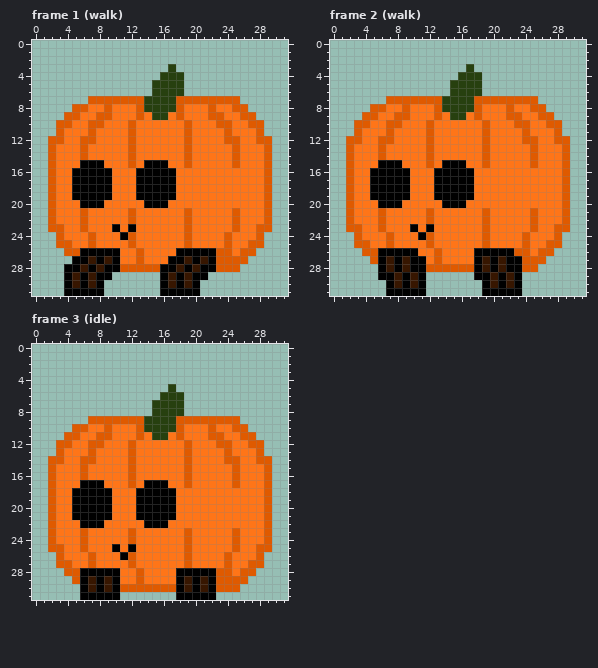
Pixel-art file, stored at src/assets/running_pumpkin_32.aseprite. That is the earlier state.
32x32 pixels, 3 frames. Shown: frame 1 (walk), frame 2 (walk), frame 3 (idle).
And afterwards:
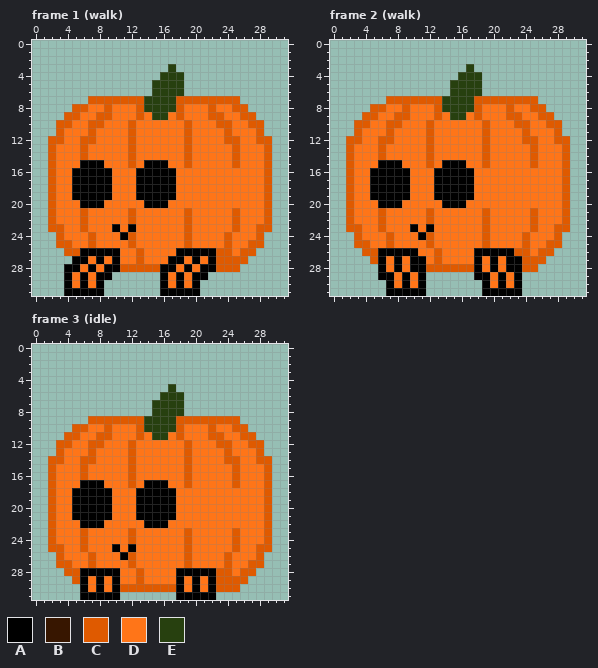
Palette (. is transparent): A #000000  B #371600  C #df5a00  D #ff7518  E #27400f
The edit:
Changed rows in their new state; - is an unchanged pixel.
Frame 1 (walk), layer "legs":
first column x 5:
27 --D-D---------D-D
28 -D-D---------D-D-
29 D-D---------D-D--
30 D-D---------D-D--
Frame 2 (walk), layer "legs":
first column x 7:
27 D-D---------D-D-
28 D-D---------D-D-
29 -D-D---------D-D
30 -D-D---------D-D
Frame 3 (idle), layer "legs":
first column x 7:
29 D-D---------D-D
30 D-D---------D-D
Pixel boxes of the changes (left, top, right, bottom) in both pictures:
changed: (72, 256, 112, 288)
changed: (168, 256, 208, 288)
changed: (386, 256, 418, 288)
changed: (482, 256, 514, 288)
changed: (88, 576, 112, 592)
changed: (184, 576, 208, 592)
